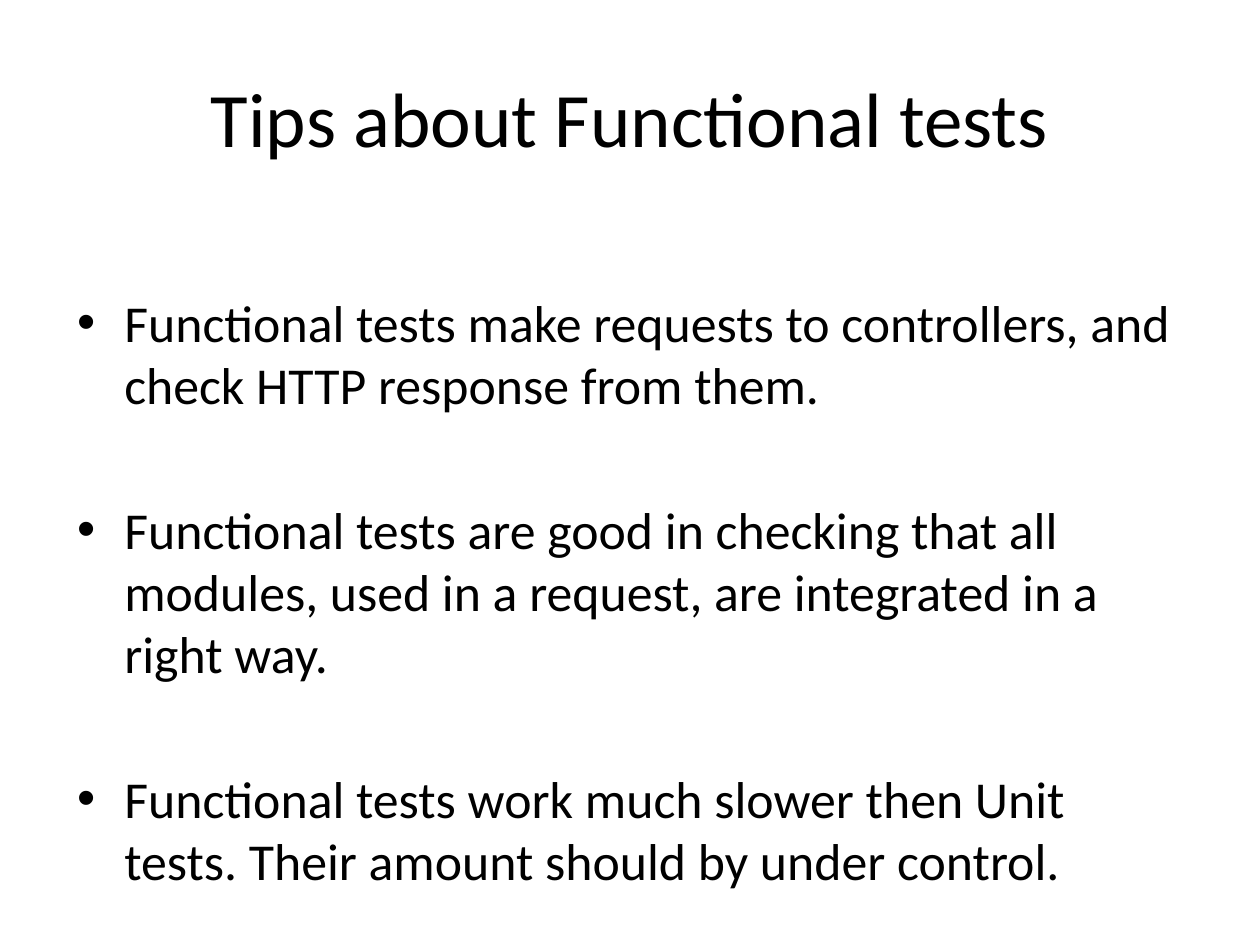
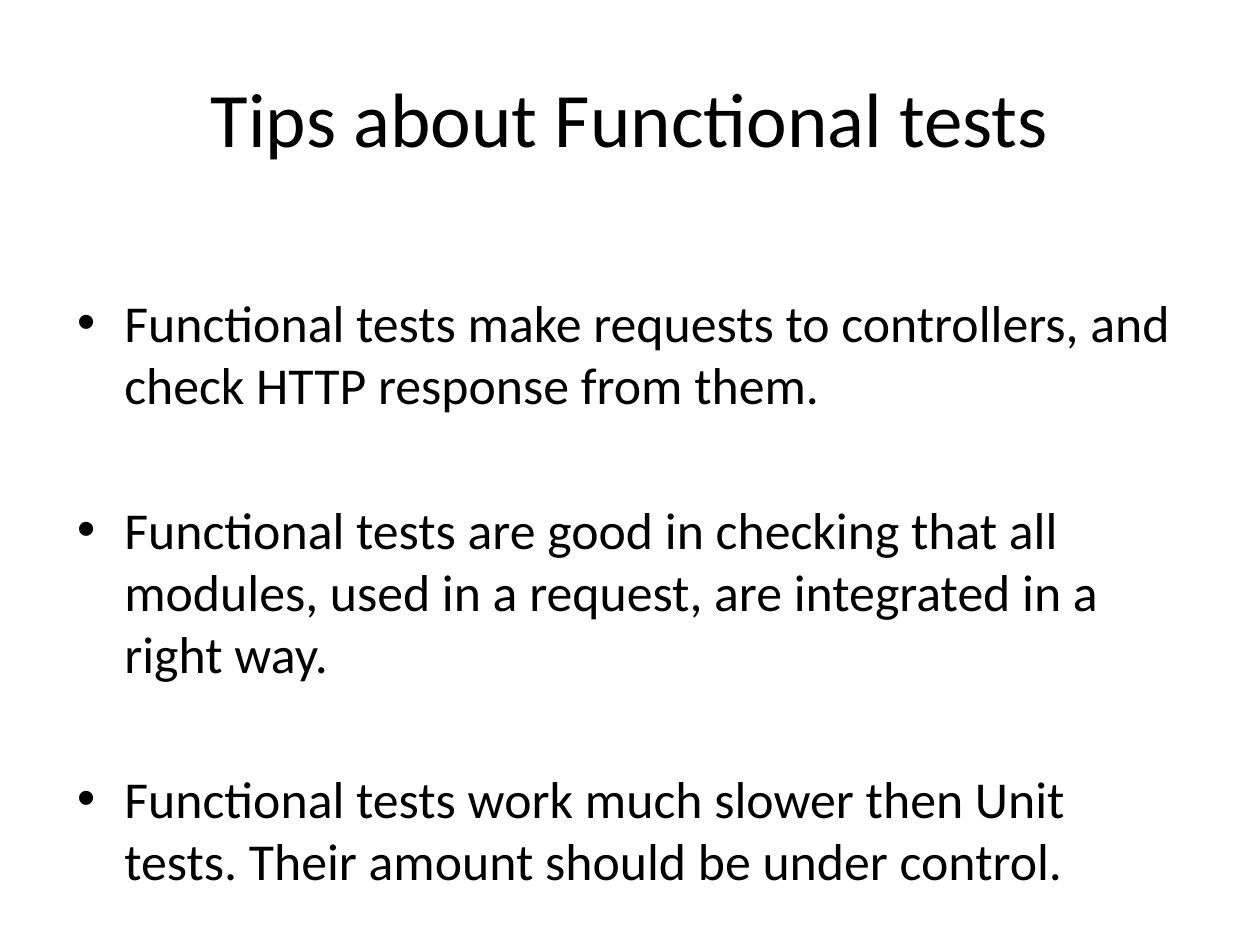
Before and after one commit to panayotovyura/panayotovyura.github.io, a slide deck: slide 28 of assets/workshop_1_architecture.pptx. Drawn at 1260x945 pixels with LibreOffice and Linux fonts; fonts in the diff are those of the drawing. Boxes give left, top, right and bottom in pixels: in the first picture for what was removed or moved away, otherwise in the second. Text is boxed around its words. In the diff, an @@ line names an element or a change of style, - is before the commit and + after.

Commit message:
fix typos

```diff
--- a/assets/workshop_1_architecture.pptx
+++ b/assets/workshop_1_architecture.pptx
@@ text at bbox=[124, 782, 1065, 881]: text changed @@
-• Functional tests work much slower then Unit tests. Their amount should by under control.
+• Functional tests work much slower then Unit tests. Their amount should be under control.
```
Also in this commit, not shown: 1 other slide changed.
